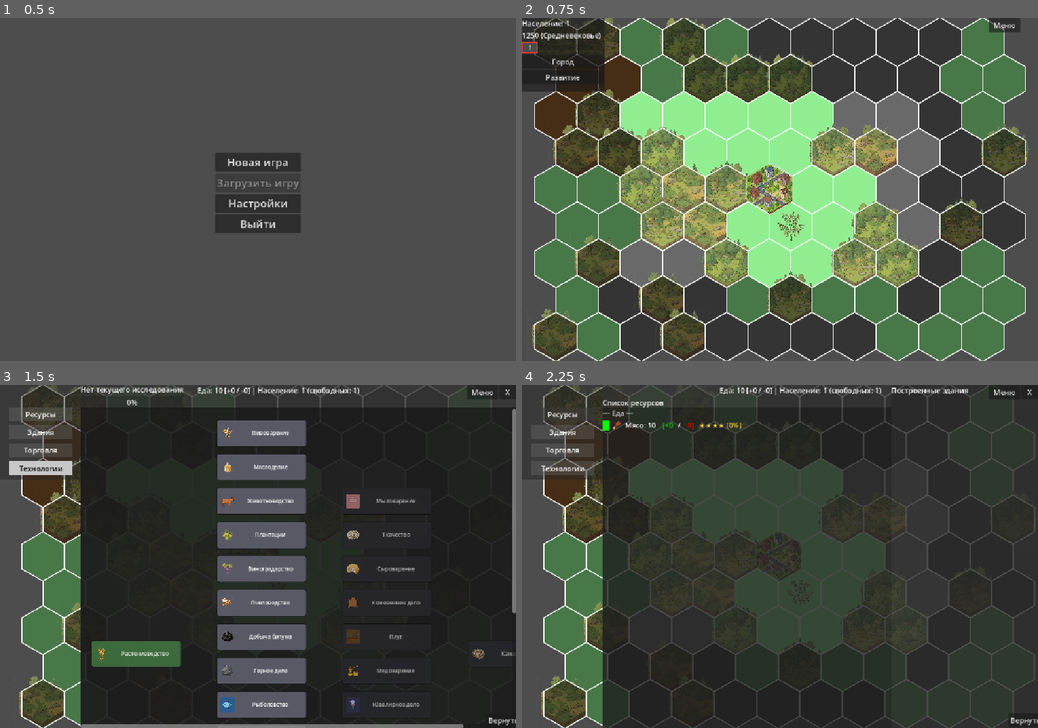
Above: before the commit, frames 1-4 (two rows, left to right).
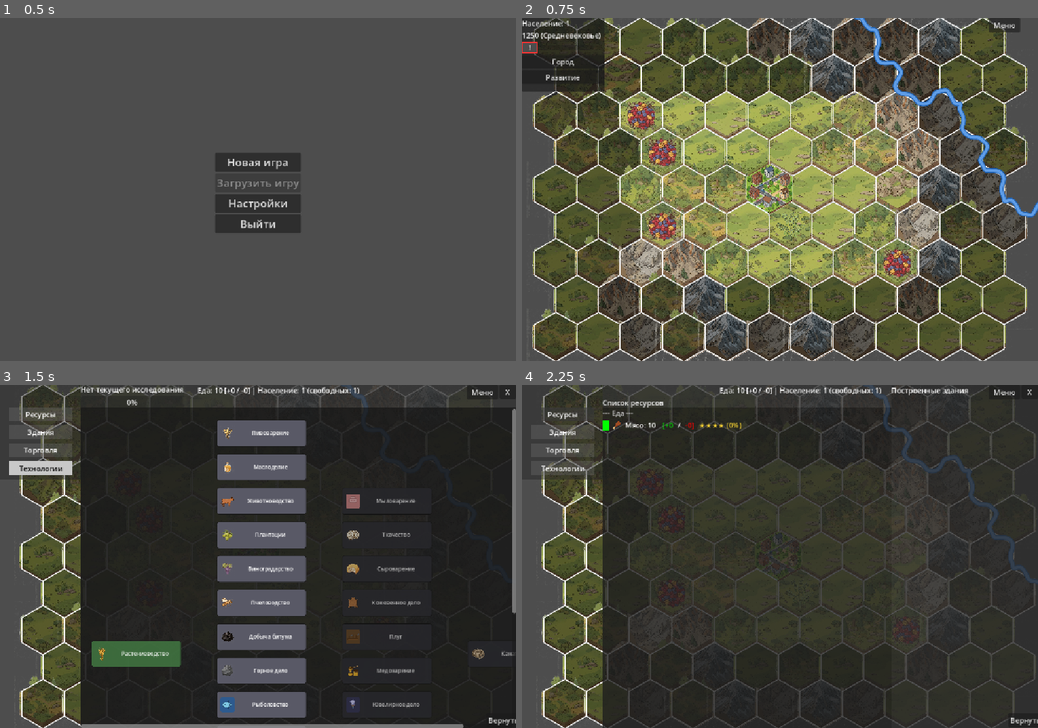
Above: after the commit, the same moments.

Repository: Night-Pryanik/The-City
Game: Godot game, scene res://scenes/main_menu.tscn
Same seed, same stepped clock (60 frames per second), same inputs: the game is played once before the commit and once after it.
Inputs (mouse positions are in pixels of both pictures, inside the frame that each line leads up to):
- Up to frame 1 (0.5 s): no input
- Up to frame 2 (0.75 s): click "Новая игра" at 0.5 s
- Up to frame 3 (1.5 s): click (10, 415) at 1.25 s
- Up to frame 4 (2.25 s): click "Ресурсы" at 2 s

Frame 1 is identical in both runs. In frame 2, 49% of the frame differs, in the area x 2-100%, y 0-100%; in frame 3, 4.2%; in frame 4, 6.3%.
Error before the commit: Invalid call to function 'place_wild_food' in base 'Node (map_generator.gd)'. Expected 7 argument(s). (res://scripts/main_map.gd:370)

Commit message:
Ограничение спавна дикоросов и гарантированного стартового растения

Diff:
--- a/scripts/main_map.gd
+++ b/scripts/main_map.gd
@@ -366,8 +366,14 @@
             tile["in_influence"] = is_in_influence(row, col)
             tile["is_explored"] = false
 
-    _ensure_food_plant()
-    generator.place_wild_food(tile_data, map_rows, map_cols, city_row, city_col)
+    # Дикоросы и гарантированный food_plant спавнятся ТОЛЬКО один раз при
+    # старте новой игры и ТОЛЬКО внутри стартового Кольца Влияния.
+    # Передаём явные границы стартового Кольца, чтобы эти функции никогда
+    # не выходили за его пределы (даже если Кольцо позже расширится).
+    _ensure_food_plant(influence_start_row, influence_end_row, influence_start_col, influence_end_col)
+    generator.place_wild_food(tile_data,
+            influence_start_row, influence_end_row, influence_start_col, influence_end_col,
+            city_row, city_col)
 
     # Ресурсы, которые встречаются в Кольце Влияния, не дублируются в Регионе.
     var influence_resource_types = {}
@@ -509,10 +515,15 @@
         tile_data[chosen.row][chosen.col]["resource"] = chosen.id
         tile_data[chosen.row][chosen.col]["quality"] = GameData.roll_quality()
 
-func _ensure_food_plant():
+# Гарантирует наличие хотя бы одного ресурса из food_plants в стартовом Кольце.
+# Вызывается ТОЛЬКО один раз при старте новой игры (из _initialize_map).
+# Границы (min_row..max_row, min_col..max_col) — это стартовое Кольцо,
+# поэтому food_plant гарантированно не появляется за его пределами
+# и не пересоздаётся после старта.
+func _ensure_food_plant(min_row: int, max_row: int, min_col: int, max_col: int):
     # Проверяем, есть ли в Кольце Влияния хоть один ресурс из food_plants
-    for row in range(influence_start_row, influence_end_row + 1):
-        for col in range(influence_start_col, influence_end_col + 1):
+    for row in range(min_row, max_row + 1):
+        for col in range(min_col, max_col + 1):
             var res = tile_data[row][col]["resource"]
             if res != null:
                 var res_data = GameData.raw_resources.get(res, {})
@@ -520,8 +531,8 @@
                     return # уже есть
     # Если нет — добавляем принудительно
     var possible = []
-    for row in range(influence_start_row, influence_end_row + 1):
-        for col in range(influence_start_col, influence_end_col + 1):
+    for row in range(min_row, max_row + 1):
+        for col in range(min_col, max_col + 1):
             if tile_data[row][col]["resource"] != null:
                 continue
             var terrain = tile_data[row][col]["terrain"]
